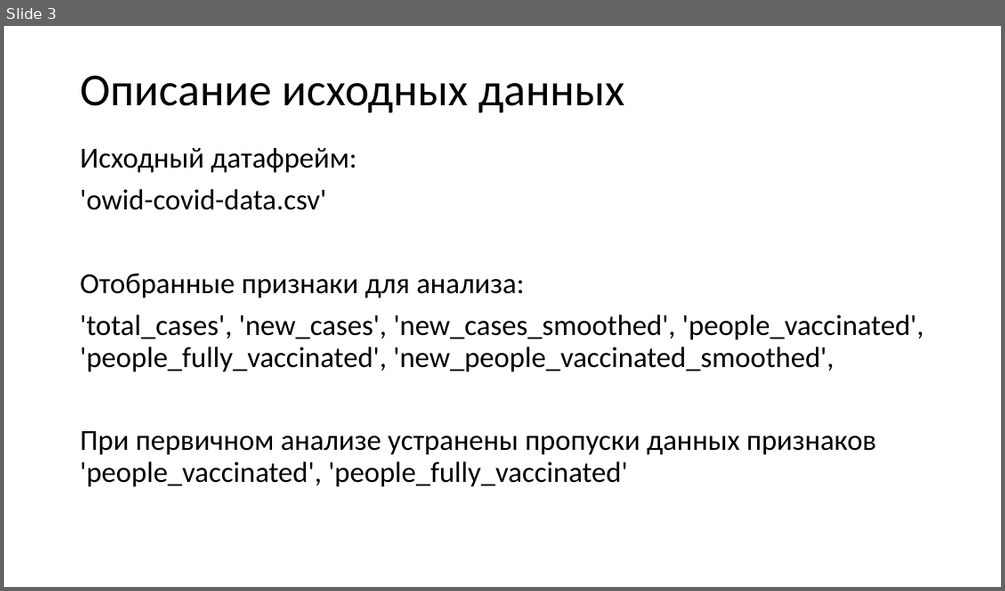
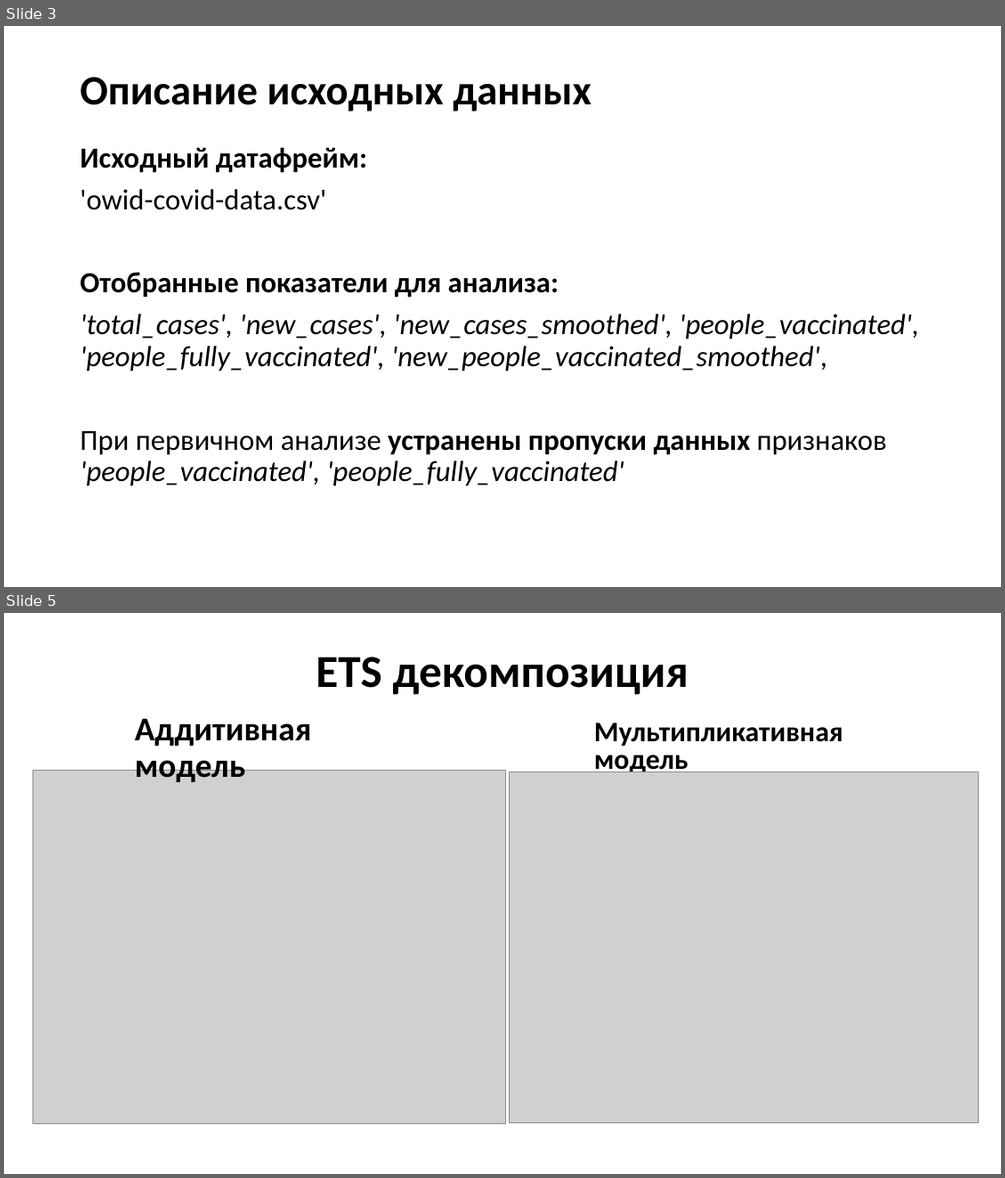
Before and after one commit to mk-info2013/my_study, a slide deck: Attestation.pptx. Shown one above the other, each under a label of ours: slide 3 before the commit, slides 3 and 5 after it; the slides between them are not shown. The pictures are 1005x591 and 1005x1178 pixels, drawn with LibreOffice and Linux fonts; fonts in the diff are those of the drawing; grey boxes stand for pictures. Boxes give left, top, right and bottom in pixels: in the first picture for what was removed or moved away, otherwise in the second. Text is boxed around its words. In the diff, an @@ line names an element or a change of style, - is before the commit and + after.

```diff
--- a/Attestation.pptx
+++ b/Attestation.pptx
@@ slide 5 added at bbox=[4, 613, 1001, 1174], background #FFFFFF @@
@@ title added at bbox=[316, 657, 688, 695], 44 pt, text #000000, bold @@
+ETS декомпозиция
@@ text added at bbox=[135, 718, 312, 782], 32 pt, text #000000, bold @@
+Аддитивная модель
@@ text added at bbox=[594, 722, 843, 776], 27.2 pt, text #000000, bold @@
+Мультипликативная модель
@@ picture added at bbox=[33, 770, 506, 1123] @@
@@ picture added at bbox=[509, 771, 979, 1122] @@
@@ slide 3 changed as well @@
@@ title "Описание исходных данных" at bbox=[80, 77, 591, 111]: size 44 to 40 pt, bold on @@
@@ text at bbox=[80, 147, 919, 486]: bold on in "Исходный датафрейм:", "устранены пропуски данных"; italic on in "'total_cases', 'new_cases', 'new_cases_smoothed', 'people_va ...", "'people_vaccinated', 'people_fully_vaccinated'" @@
@@ text at bbox=[80, 272, 558, 297]: text changed; bold on @@
-Отобранные признаки для анализа:
+Отобранные показатели для анализа:
```
Also in this commit, not shown: 2 other slides changed, 2 other slides added, 4 slides removed.
